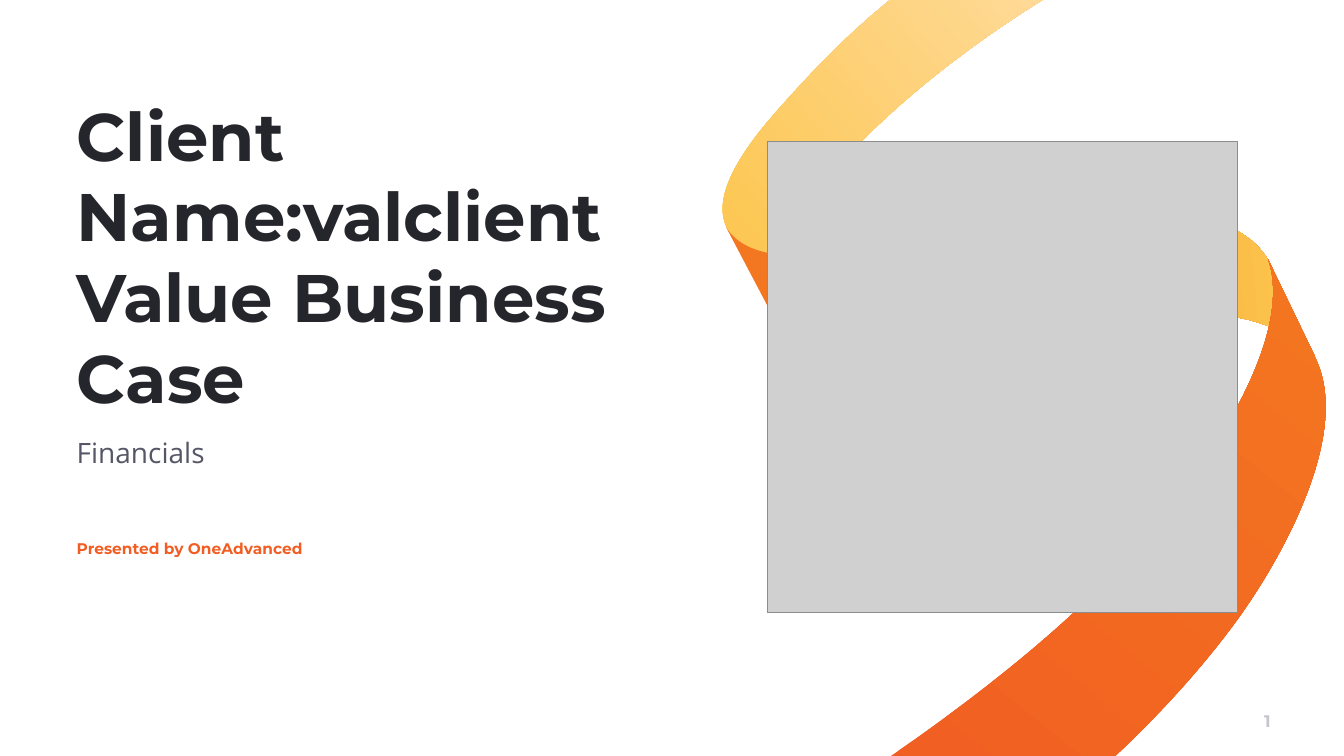
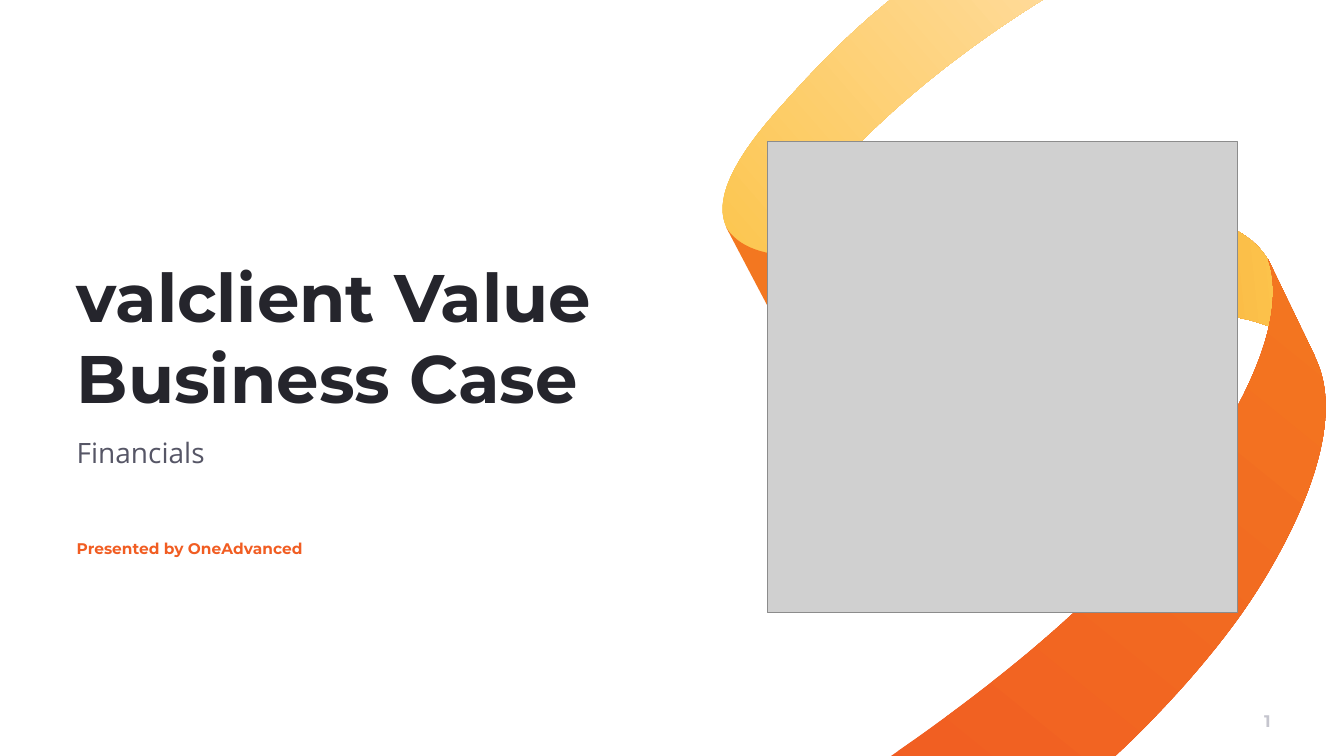
Before and after one commit to muratozdemirpiblo/ppt-api, a slide deck: slide 1 of sales.pptx. Drawn at 1344x756 pixels with LibreOffice and Linux fonts; fonts in the diff are those of the drawing; grey boxes stand for pictures; background and template pictures are left out. Boxes give left, top, right and bottom in pixels: in the first picture for what was removed or moved away, otherwise in the second. Text is boxed around its words. In the diff, an @@ line names an element or a change of style, - is before the commit and + after.

```diff
--- a/sales.pptx
+++ b/sales.pptx
@@ title at [77, 269, 591, 404]: text changed @@
-Client Name:valclient Value Business Case
+valclient Value Business Case
```
Also in this commit, not shown: 2 other slides changed, 2 other files.
